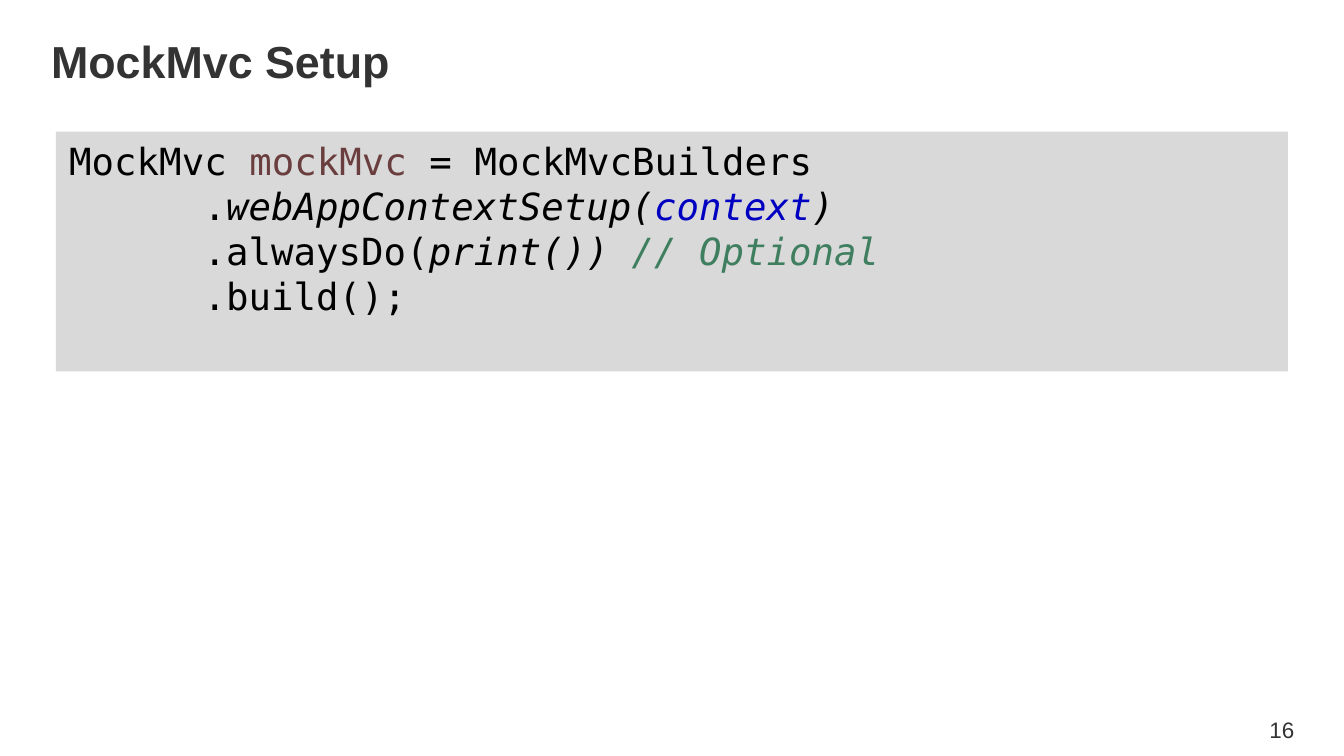
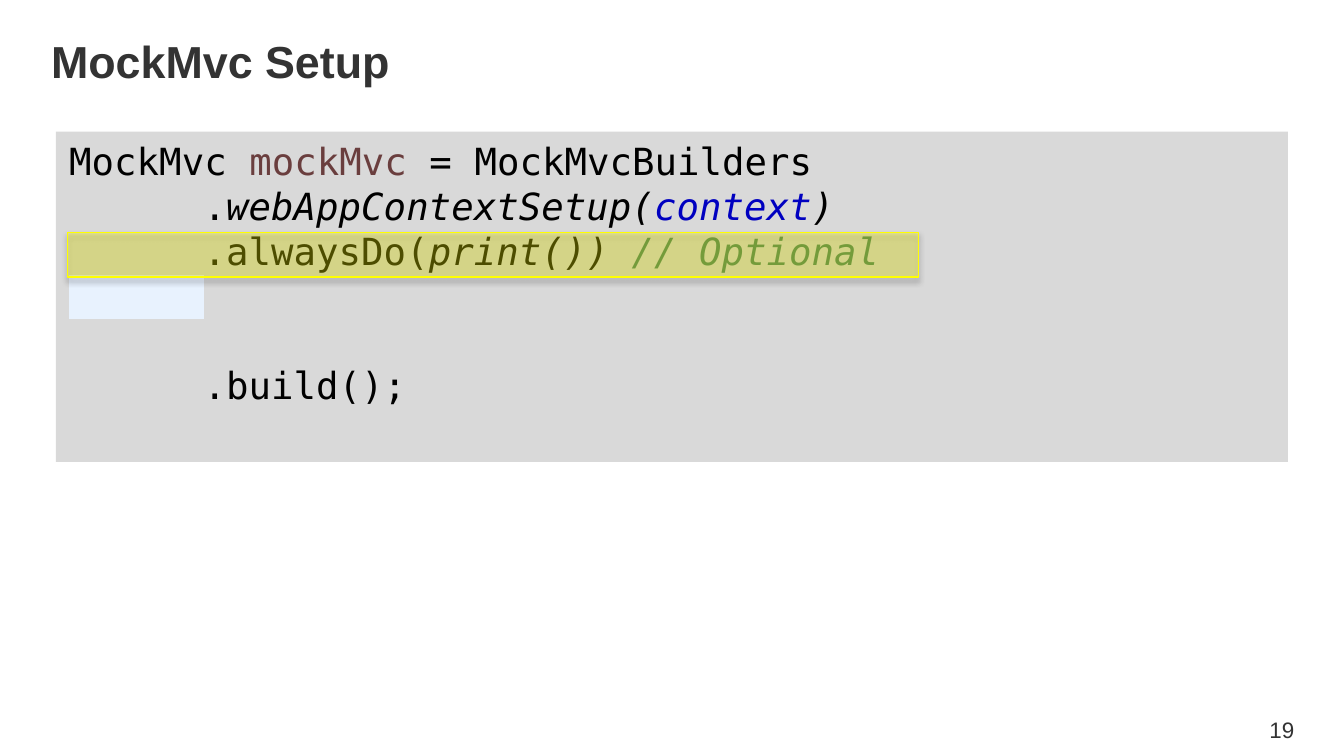
Before and after one commit to SpringOne2GX-2014/monty-python-trivia, a slide deck: slide 19 of SpringOne2GX_2014_HolyIntegrationTest.pptx (slide 16 before the commit). Drawn at 1344x756 pixels with LibreOffice and Linux fonts; fonts in the diff are those of the drawing; background and template pictures are left out. Boxes give left, top, right and bottom in pixels: in the first picture for what was removed or moved away, otherwise in the second. Text is boxed around its words. In the diff, an @@ line names an element or a change of style, - is before the commit and + after.

```diff
--- a/SpringOne2GX_2014_HolyIntegrationTest.pptx
+++ b/SpringOne2GX_2014_HolyIntegrationTest.pptx
@@ rectangle "MockMvc mockMvc = MockMvcBuilders": place and size @@
-rectangle "MockMvc mockMvc = MockMvcBuilders" at [56, 132, 1289, 371]
+rectangle "MockMvc mockMvc = MockMvcBuilders" at [56, 132, 1289, 462]
@@ rectangle added at [67, 233, 918, 277], fill #FFFF00 at 30% opacity, outline #FFFF00 0.75 pt @@
@@ page number at [1269, 722, 1294, 738]: text changed @@
-16
+19
```
Also in this commit, not shown: 3 other slides changed, 11 slides added.
